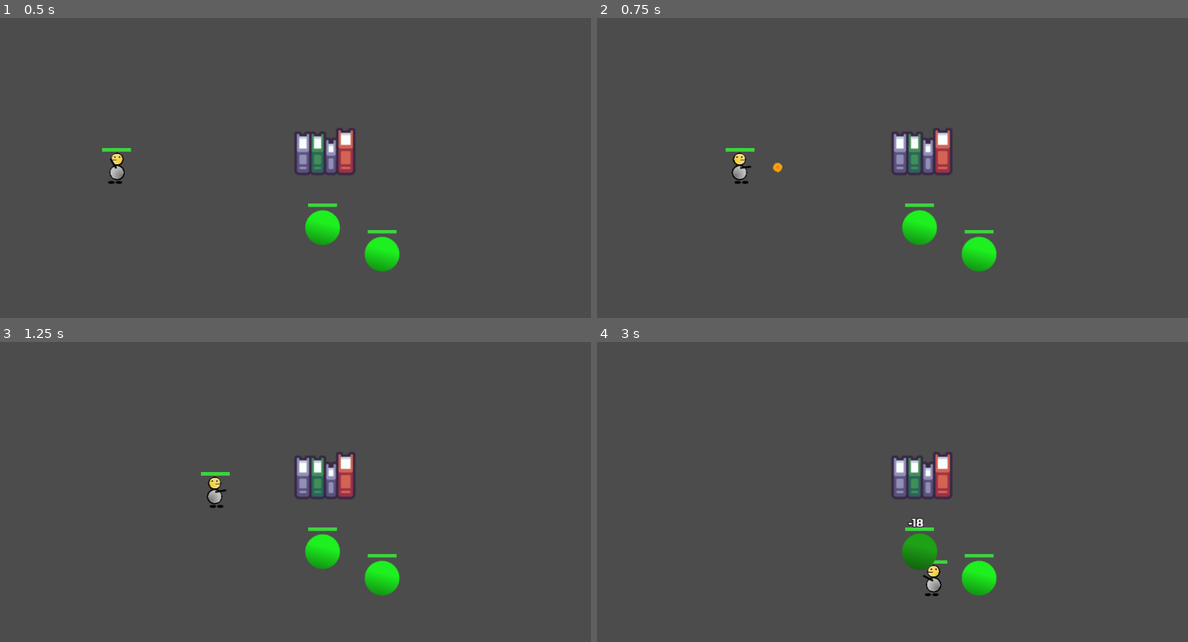
Above: before the commit, frames 1-4 (two rows, left to right).
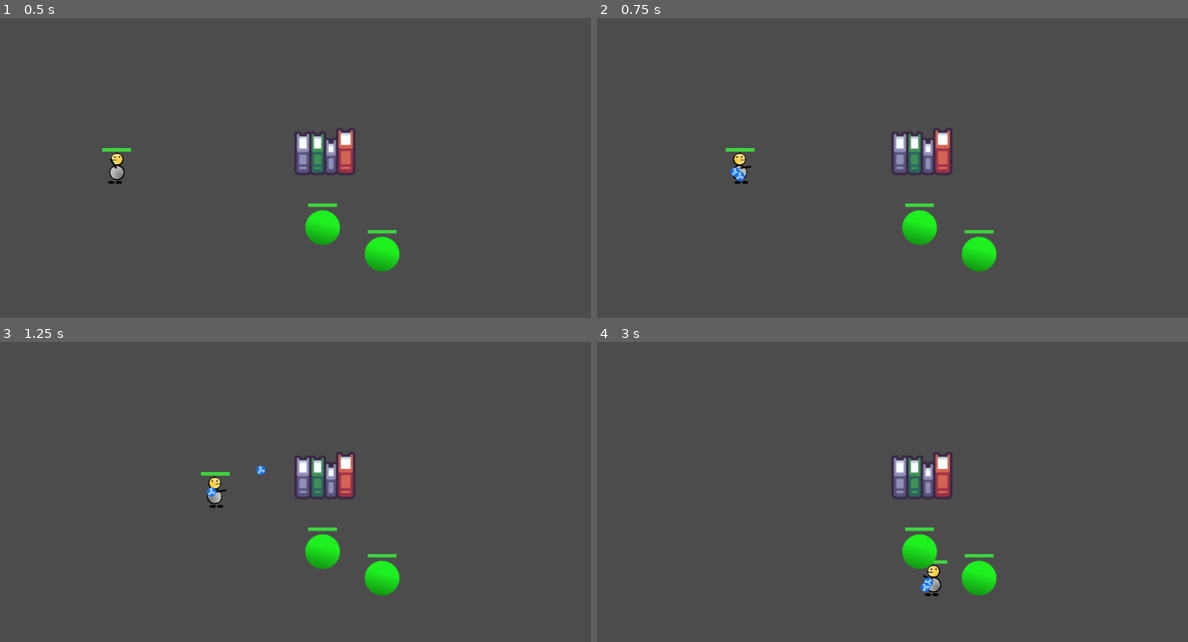
Above: after the commit, the same moments.

Repository: NPGodotEngine/Hack_And_Slash
Game: Godot game, scene res://Levels/TestLevel.tscn
Two runs of this game, one before a commit and one after it. Both use one fixed random seed, a clock stepped at 60 frames per second and the inputs below. The project has no main scene, so this scene is started directly.
Inputs (mouse positions are in pixels of both pictures, inside the frame that each line leads up to):
- Up to frame 1 (0.5 s): no input
- Up to frame 2 (0.75 s): tap Enter at 0.5 s; move the mouse to (1022, 135) at 0.52 s; press the mouse at (1022, 135) at 0.53 s; hold D (move_right) from 0.53 s (still down)
- Up to frame 3 (1.25 s): keep holding D (move_right)
- Up to frame 4 (3 s): move the mouse to (774, 492) at 1.27 s; release D (move_right) at 1.28 s; release the mouse at (774, 492) at 1.28 s; hold S (move_down) 1.28-2.03 s; right-click (774, 492) at 1.35 s; move the mouse to (951, 399) at 2.02 s; press the mouse at (951, 399) at 2.03 s; hold D (move_right) 2.03-2.78 s; move the mouse to (862, 543) at 2.77 s; release the mouse at (862, 543) at 2.78 s; hold W (move_up) from 2.78 s (still down); right-click (862, 543) at 2.85 s

Frame 1 is identical in both runs. In frame 2, 0.1% of the frame differs, in the area x 22-32%, y 48-55%; in frame 3, less than 0.1%; in frame 4, 0.7%, in the area x 51-58%, y 58-84%.

Commit message:
Feature: CryoBulletSkill

Diff:
--- a/Levels/TestLevel.tscn
+++ b/Levels/TestLevel.tscn
@@ -23,6 +23,7 @@
 [node name="Player" parent="." instance=ExtResource( 1 )]
 position = Vector2( 202, 344 )
 collision_mask = 7
+_level = 5
 _base_damage = 12
 _critical_strike_chance = 0.17
 
--- /dev/null
+++ b/Skills/Projectile/CryoBulletSkill/CryoBullet/CryoBullet.gd
@@ -0,0 +1,40 @@
+class_name CryoBullet
+extends Projectile
+
+# Acceleration curve
+##
+# A curve that can be custom defined curve
+# Acceleration would base on curve
+var _acceleration_curve: Curve
+
+# Max speed of bullet
+var _max_speed: float = _speed
+
+## Override ##
+func _move_projectile(delta:float) -> void:
+    # get ratio of bullet's life span
+    var life_span_ratio: float = (_life_span_timer.wait_time - _life_span_timer.time_left) / _life_span_timer.wait_time
+
+    # get curve y value base on ratio of bullet's life span
+    var curve_y_interpolation: float = _acceleration_curve.interpolate(life_span_ratio)
+
+    # calculate current speed
+    var current_speed: float = (_max_speed - _speed) * curve_y_interpolation
+
+    # make sure speed is range
+    current_speed = clamp(current_speed, _speed, _max_speed)
+
+    # move bullet
+    var velocity := _direction.normalized() * current_speed * delta
+    global_rotation = _direction.angle()
+    global_position += velocity
+## Override ##
+
+# Configure cryo bullet movement
+##
+# Movement would be slow at start and accelerate to max speed
+# `acc_curve` acceleration curve for bullet acceleration
+# `max_speed` max speed of cryo bullet
+func configure_movement(acc_curve:Curve, max_speed:float) -> void:
+    _acceleration_curve = acc_curve
+    _max_speed = max_speed
--- a/Skills/Projectile/IceBulletSkill/IceBullet/IceBullet.tscn
+++ b/Skills/Projectile/CryoBulletSkill/CryoBullet/CryoBullet.tscn
@@ -1,10 +1,11 @@
-[gd_scene load_steps=3 format=2]
+[gd_scene load_steps=4 format=2]
 
 [ext_resource path="res://Assets/Icel_ball.png" type="Texture" id=1]
 [ext_resource path="res://Skills/Projectile/FireBulletSkill/FireBullet/FireBullet.tscn" type="PackedScene" id=2]
+[ext_resource path="res://Skills/Projectile/CryoBulletSkill/CryoBullet/CryoBullet.gd" type="Script" id=3]
 
-[node name="IceBullet" instance=ExtResource( 2 )]
-collision_mask = 6
+[node name="CryoBullet" instance=ExtResource( 2 )]
+script = ExtResource( 3 )
 
 [node name="Skin" parent="." index="0"]
 texture = ExtResource( 1 )
--- /dev/null
+++ b/Skills/Projectile/CryoBulletSkill/CryoBulletSkill.gd
@@ -0,0 +1,123 @@
+extends ProjectileSkill
+
+# warning-ignore-all:RETURN_VALUE_DISCARDED
+
+# Max projectile speed
+export (float) var max_projectile_speed = (projectile_speed + 500.0) setget set_max_projectile_speed
+
+# Acceleration curve is a CurveTexture
+# that has its own defined curve and
+# CurveTexture allow curve to be defined
+# in inspector
+export (CurveTexture) var projectile_acc_curve
+
+# Max angle of bullet spread both min and max
+export (float) var spread_angle = 15.0
+
+# Fire interval
+export (float) var fire_interval = 0.3
+
+# Fire interval timer
+var _fire_interval_timer: Timer
+
+# How many bullets left to shoot
+var _bullet_left: int = 0
+
+# Is in fire interval
+var _is_in_interval: bool = false
+
+## Getter Setter ##
+func set_max_projectile_speed(value:float) -> void:
+    # make sure we have at least equal to projectile basic speed
+    max_projectile_speed = max(projectile_speed, value)
+## Getter Setter ##
+
+## Override ##
+func setup(skill_executer) -> void:
+    .setup(skill_executer)
+
+    # refill bullet
+    _refill_bullets()
+
+    # add default acceleration curve if not exist
+    if not projectile_acc_curve:
+        projectile_acc_curve = CurveTexture.new()
+        projectile_acc_curve.curve = Curve.new()
+        projectile_acc_curve.curve.add_point(Vector2(0.0, 0.1))
+        projectile_acc_curve.curve.add_point(Vector2(0.7, 1.0))
+
+    # setup fire interval timer
+    _fire_interval_timer = Timer.new()
+    add_child(_fire_interval_timer)
+    _fire_interval_timer.one_shot = true
+    _fire_interval_timer.connect("timeout", self, "_on_fire_a_projectile")
+
+func execute(position:Vector2, direction:Vector2) -> void:
+    .execute(position, direction)
+
+    # make first shot
+    if not _is_in_interval:
+        _on_fire_a_projectile()
+
+func _on_cool_down_timer_timeout() -> void:
+    ._on_cool_down_timer_timeout()
+
+    # refill bullet
+    _refill_bullets()
+## Override ##
+
+# Call to shoot one or many bullets in one succession
+# This will also be called from fire interval timer
+func _on_fire_a_projectile():
+    # shoot bullet if we have bullet left
+    if _bullet_left > 0:
+        _shoot_bullet()
+
+        # decrease bullet
+        _bullet_left -= 1
+        _bullet_left = int(min(max(0, _bullet_left), self.projectile_count))
+
+    # no bullet left to shoot
+    if _bullet_left == 0:
+        _is_in_interval = false
+        # start skill cool down if no bullets left
+        start_cool_down()
+        _fire_interval_timer.stop()
+    else:
+        # have bullet left then wait until next shot
+        _is_in_interval = true
+        _fire_interval_timer.stop()
+        _fire_interval_timer.start(fire_interval)
+
+# Shoot one bullet
+func _shoot_bullet() -> void:
+    var global_mouse_position = get_global_mouse_position()
+
+    # get direction
+    var face_direction = (global_mouse_position - skill_owner.global_position).normalized()
+
+    # get random spread direction
+    var spread_direction = get_random_spread_direction(face_direction, spread_angle)
+
+    # shoot projectile
+    var bullet: CryoBullet = projectile_scene.instance()
+    get_tree().current_scene.add_child(bullet)
+    bullet.setup(self, spread_direction, skill_owner.global_position, projectile_speed)
+    bullet.configure_movement(projectile_acc_curve.curve, max_projectile_speed)
+
+# Refill bullets
+func _refill_bullets() -> void:
+    _bullet_left = self.projectile_count
+
+# Return a vector2 with random direction in spread angle
+##
+# `face_direction` current face direction
+# `spread_angle_deg` spread angle left or right in degree
+func get_random_spread_direction(face_direction:Vector2, spread_angle_deg:float) -> Vector2:
+    var dir_norm: Vector2 = face_direction.normalized()
+    var min_spread_radian: float = (deg2rad(spread_angle_deg) if spread_angle_deg < 0.0
+                                                                else -deg2rad(spread_angle_deg))
+    var max_spread_radian: float = (-deg2rad(spread_angle_deg) if spread_angle_deg < 0.0
+                                                                else deg2rad(spread_angle_deg))
+    var random_radian: float = rand_range(min_spread_radian, max_spread_radian)
+    return dir_norm.rotated(random_radian)
--- /dev/null
+++ b/Skills/Projectile/CryoBulletSkill/CryoBulletSkill.tscn
@@ -0,0 +1,29 @@
+[gd_scene load_steps=7 format=2]
+
+[ext_resource path="res://Assets/Icel_ball.png" type="Texture" id=1]
+[ext_resource path="res://Skills/Projectile/FireBulletSkill/FireBulletSkill.tscn" type="PackedScene" id=2]
+[ext_resource path="res://Skills/Projectile/CryoBulletSkill/CryoBulletSkill.gd" type="Script" id=3]
+[ext_resource path="res://Skills/Projectile/CryoBulletSkill/CryoBullet/CryoBullet.tscn" type="PackedScene" id=4]
+
+[sub_resource type="Curve" id=1]
+_data = [ Vector2( 0, 0 ), 0.0, 0.0, 0, 0, Vector2( 0.263889, 1 ), 12.5673, 0.0, 0, 0 ]
+
+[sub_resource type="CurveTexture" id=2]
+curve = SubResource( 1 )
+
+[node name="CryoBulletSkill" instance=ExtResource( 2 )]
+script = ExtResource( 3 )
+cooldown_duration = 2.0
+damage_multiplier = 1.7
+projectile_scene = ExtResource( 4 )
+projectile_speed = 200.0
+projectile_penetration = 0.12
+projectile_life_span = 2.0
+max_projectile_size = 4
+max_projectile_speed = 900.0
+projectile_acc_curve = SubResource( 2 )
+spread_angle = 5.0
+fire_interval = 0.2
+
+[node name="Sprite" parent="." index="0"]
+texture = ExtResource( 1 )
--- a/Skills/Projectile/FireBulletSkill/FireBulletSkill.gd
+++ b/Skills/Projectile/FireBulletSkill/FireBulletSkill.gd
@@ -31,7 +31,7 @@
     for dir in shoot_dirs:
         var bullet: Projectile = self.projectile_scene.instance()
         get_tree().current_scene.add_child(bullet)
-        bullet.setup(self, dir, skill_owner.global_position)
+        bullet.setup(self, dir, skill_owner.global_position, projectile_speed)
         bullet.connect("on_projectile_hit", self, "_on_projectile_hit")
 
     start_cool_down()
--- a/Skills/Projectile/IceBulletSkill/IceBulletSkill.tscn
+++ /dev/null
@@ -1,13 +0,0 @@
-[gd_scene load_steps=4 format=2]
-
-[ext_resource path="res://Assets/Icel_ball.png" type="Texture" id=1]
-[ext_resource path="res://Skills/Projectile/FireBulletSkill/FireBulletSkill.tscn" type="PackedScene" id=2]
-[ext_resource path="res://Skills/Projectile/IceBulletSkill/IceBullet/IceBullet.tscn" type="PackedScene" id=3]
-
-[node name="IceBulletSkill" instance=ExtResource( 2 )]
-cooldown_duration = 0.2
-damage_multiplier = 1.0
-projectile = ExtResource( 3 )
-
-[node name="Sprite" parent="." index="0"]
-texture = ExtResource( 1 )
--- a/Skills/Projectile/Projectile.gd
+++ b/Skills/Projectile/Projectile.gd
@@ -68,13 +68,15 @@
 # `skill` the skill fire this projectile
 # `direction` the direction this projectile is flying
 # `position` global position this projectile start
-func setup(skill:Skill, direction:Vector2, position:Vector2) -> void:
+# `speed` projectile speed
+func setup(skill:Skill, direction:Vector2, position:Vector2, speed:float) -> void:
     if not is_inside_tree():
         yield(self, "ready")
 
     _skill = skill
     _direction = direction
     global_position = position
+    _speed = speed
     _hit_damage = _skill.get_hit_damage()
     _speed = _skill.projectile_speed
     _life_span = _skill.projectile_life_span
--- a/Skills/Projectile/ProjectileSkill.gd
+++ b/Skills/Projectile/ProjectileSkill.gd
@@ -16,10 +16,12 @@
 # Life span tha will be applied to projectile
 export (float) var projectile_life_span := 3.0
 
-# Maximum of projectil size can shoot at time
+# Maximum of projectil size can shoot
+# projectile count will not excee this value
 export (int) var max_projectile_size := 1
 
 # Currnt projectile count can shoot at time
+# The value is scaled base on character's level
 var projectile_count: int = 1 setget _no_set, get_projectile_count
 
 ## Getter Setter ##
--- a/Skills/SkillManager/SkillManager.gd
+++ b/Skills/SkillManager/SkillManager.gd
@@ -5,8 +5,8 @@
 
 # List of active skills
 var active_skills: Array = [
-	preload("res://Skills/Projectile/FireBulletSkill/FireBulletSkill.tscn").instance()
-	# preload("res://Skills/IceSkill/IceBulletSkill.tscn").instance()
+	# preload("res://Skills/Projectile/FireBulletSkill/FireBulletSkill.tscn").instance()
+	preload("res://Skills/Projectile/CryoBulletSkill/CryoBulletSkill.tscn").instance()
 ]
 
 func _ready() -> void:
--- a/project.godot
+++ b/project.godot
@@ -13,6 +13,11 @@
 "class": "Character",
 "language": "GDScript",
 "path": "res://Character/Character.gd"
+}, {
+"base": "Projectile",
+"class": "CryoBullet",
+"language": "GDScript",
+"path": "res://Skills/Projectile/CryoBulletSkill/CryoBullet/CryoBullet.gd"
 }, {
 "base": "Node2D",
 "class": "DamageLabel",
@@ -56,6 +61,7 @@
 } ]
 _global_script_class_icons={
 "Character": "",
+"CryoBullet": "",
 "DamageLabel": "",
 "FlamePool": "",
 "HitDamage": "",
Renamed: Skills/Projectile/IceBulletSkill/IceBullet/ice.png -> Skills/Projectile/CryoBulletSkill/CryoBullet/ice.png
Not shown, changed: Skills/Projectile/CryoBulletSkill/CryoBullet/ice.png.import
